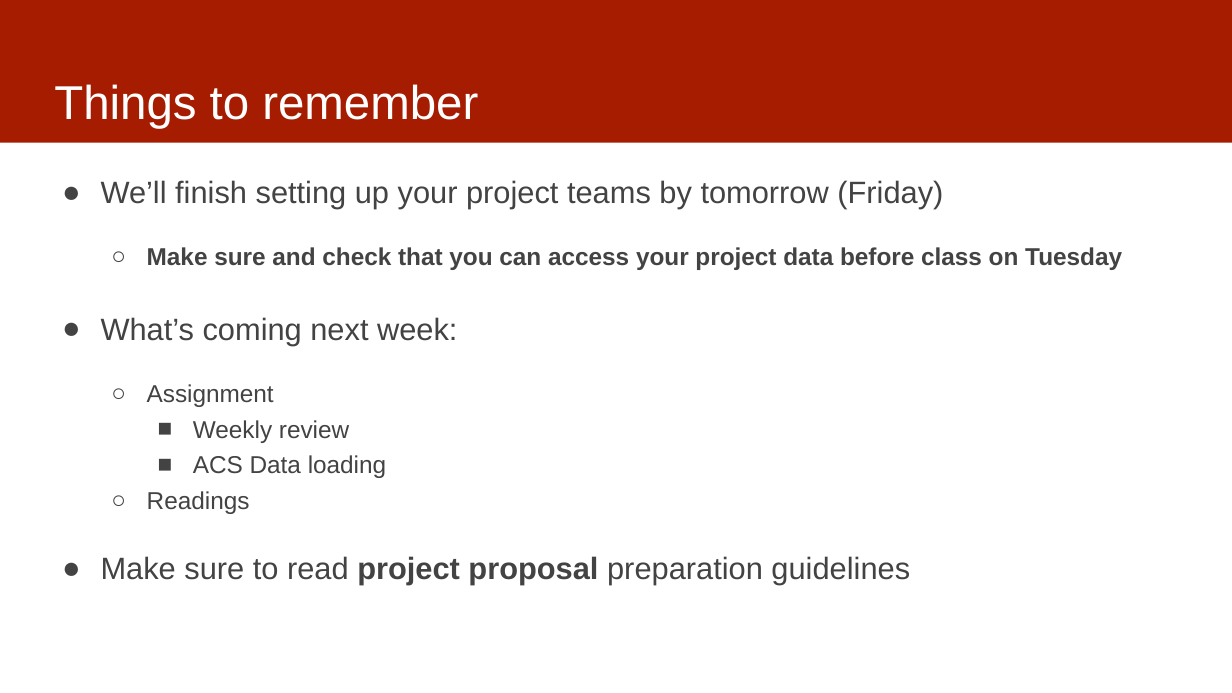
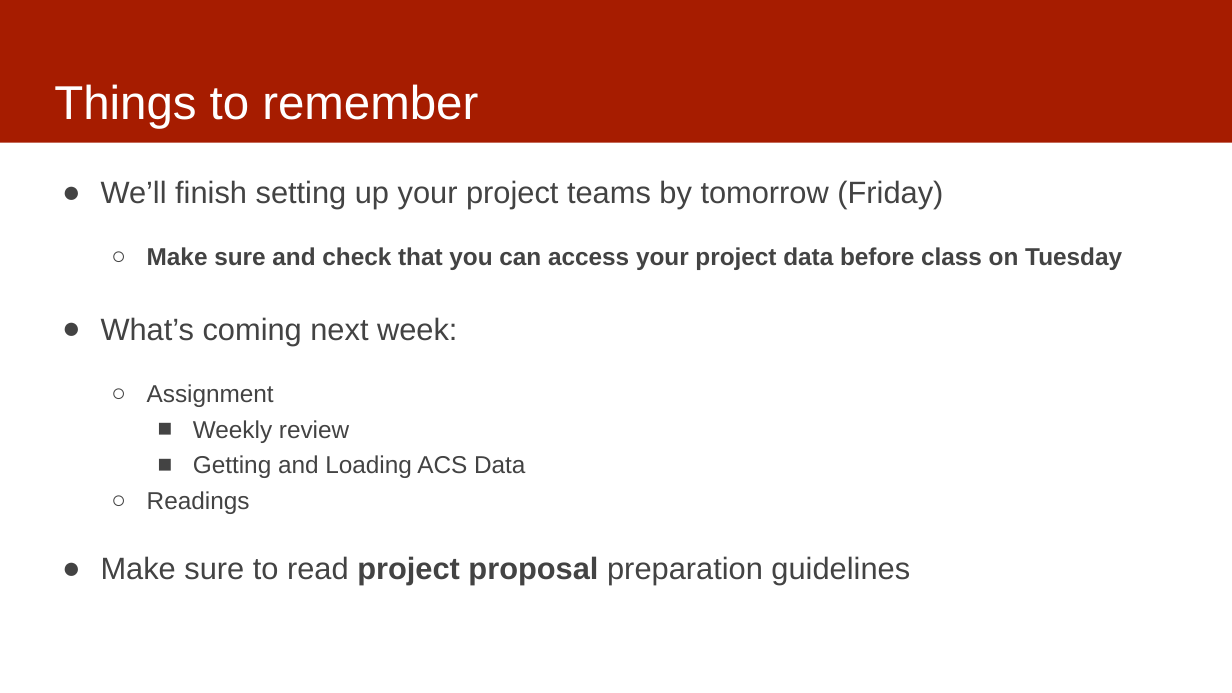
Before and after one commit to dssg/mlforpublicpolicylab, a slide deck: slide 13 of 02 - Case Studies and Acquiring Data/data -- discussion.pptx (slide 10 before the commit). Drawn at 1232x693 pixels with LibreOffice and Linux fonts; fonts in the diff are those of the drawing. Boxes give left, top, right and bottom in pixels: in the first picture for what was removed or moved away, otherwise in the second. Text is boxed around its words. In the diff, an @@ line names an element or a change of style, - is before the commit and + after.

```diff
--- a/02 - Case Studies and Acquiring Data/data -- discussion.pptx
+++ b/02 - Case Studies and Acquiring Data/data -- discussion.pptx
@@ text at (193, 455, 525, 478): text changed @@
-    ■ ACS Data loading
+    ■ Getting and Loading ACS Data
```
Also in this commit, not shown: 4 other slides changed, 5 slides added, 1 slide removed.
